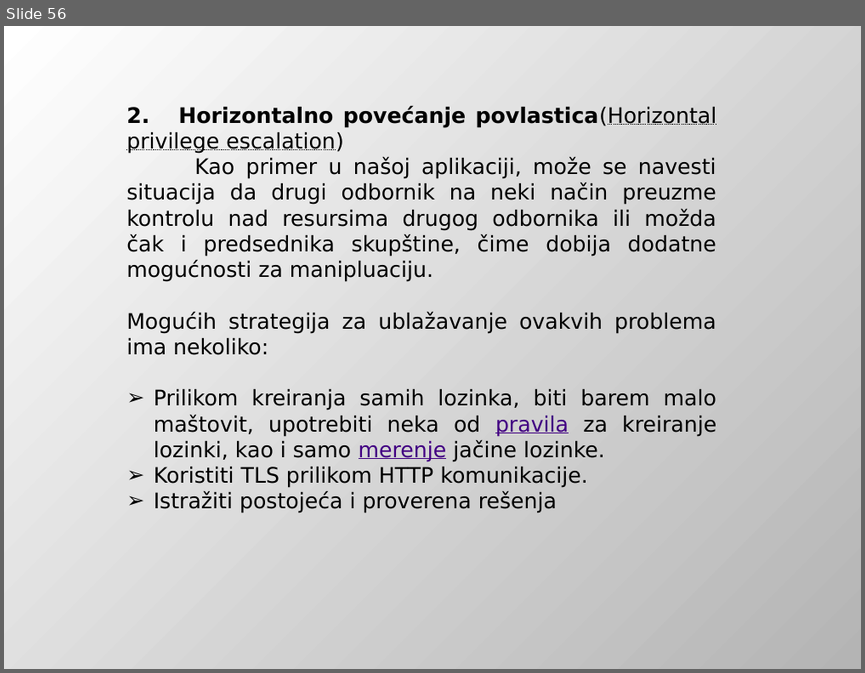
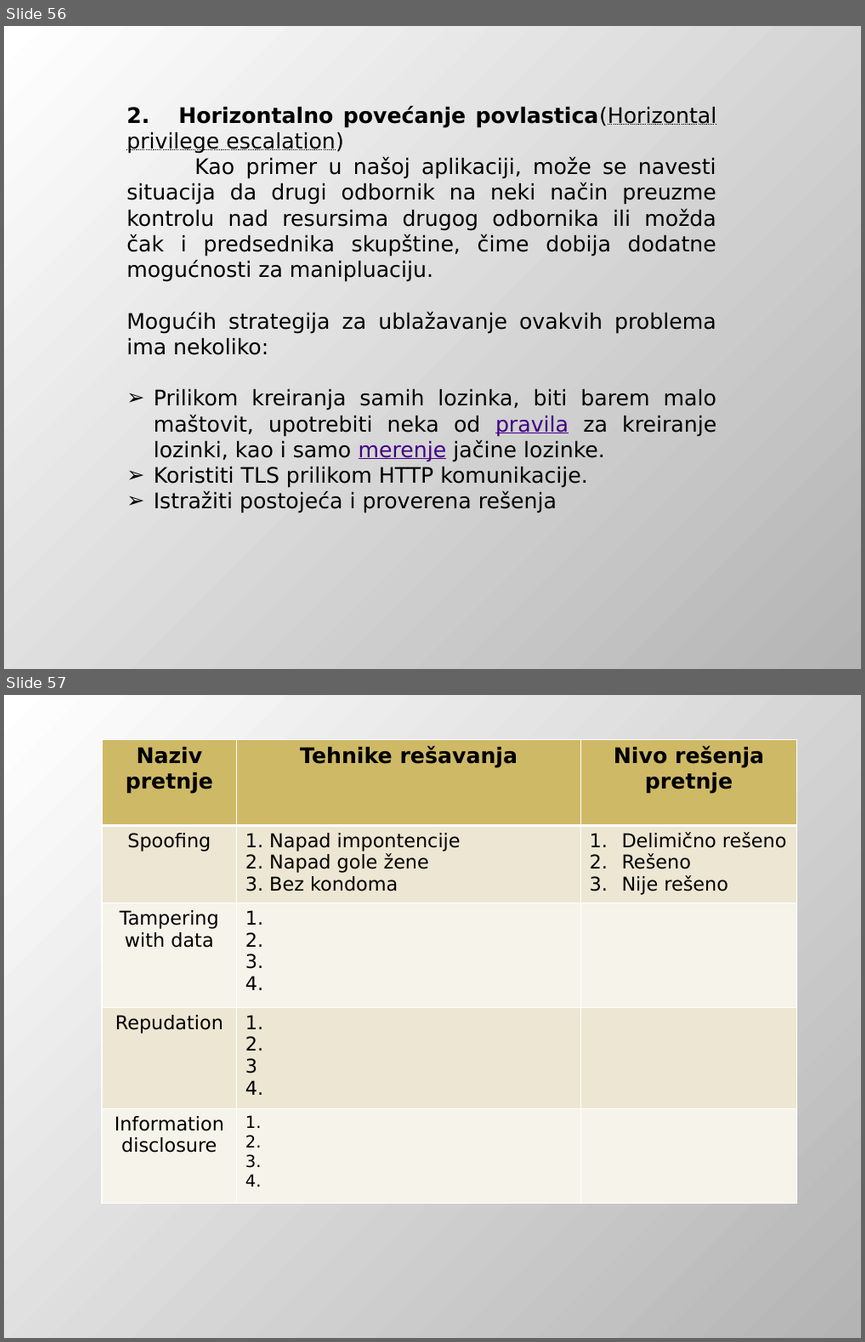
Before and after one commit to DejanUrosevic/XML-Projekat, a slide deck: Model Pretnji.pptx. Shown one above the other, each under a label of ours: slide 56 before the commit, slides 56 and 57 after it. The pictures are 865x673 and 865x1342 pixels, drawn with LibreOffice and Linux fonts; fonts in the diff are those of the drawing. Boxes give left, top, right and bottom in pixels: in the first picture for what was removed or moved away, otherwise in the second. Text is boxed around its words. In the diff, an @@ line names an element or a change of style, - is before the commit and + after.

```diff
--- a/Model Pretnji.pptx
+++ b/Model Pretnji.pptx
@@ slide 57 added at (4, 695, 861, 1338), background gradient #FFFFFF to #B4B4B4 @@
@@ table added at (102, 739, 796, 1203), 5 rows, 3 columns @@
+Naziv pretnje | Tehnike rešavanja | Nivo rešenja pretnje
+Spoofing | 1. Napad impontencije / 2. Napad gole žene / 3. Bez kondoma | Delimično rešeno / Rešeno / Nije rešeno
+Tampering with data | 1. / 2. / 3. / 4. | 
+Repudation | 1. / 2. / 3 / 4. | 
+Information disclosure | 1. / 2. / 3. / 4. | 
```
Also in this commit, not shown: 24 other files.
